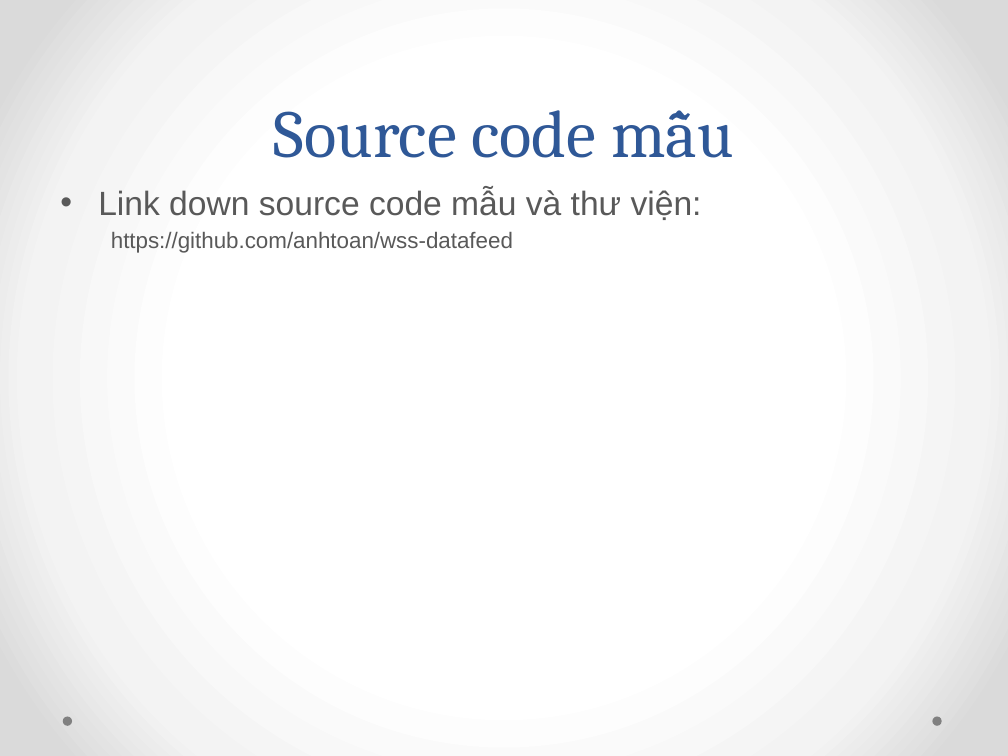
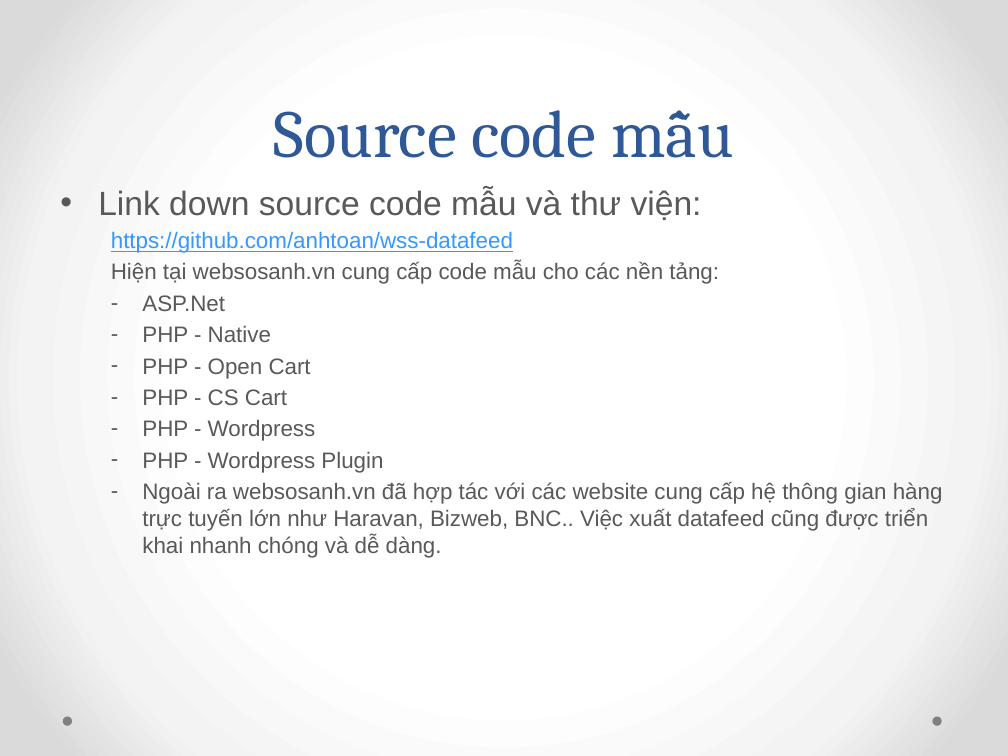
Before and after one commit to anhtoan/wss-datafeed, a slide deck: slide 10 of Webosanh.vn - Data Feed Introduction.pptx (slide 9 before the commit). Drawn at 1008x756 pixels with LibreOffice and Linux fonts; fonts in the diff are those of the drawing. Boxes give left, top, right and bottom in pixels: in the first picture for what was removed or moved away, otherwise in the second. Text is boxed around its words. In the diff, an @@ line names an element or a change of style, - is before the commit and + after.

```diff
--- a/Webosanh.vn - Data Feed Introduction.pptx
+++ b/Webosanh.vn - Data Feed Introduction.pptx
@@ text at (111,231,513,253): text colour #595959 to #3399FF, underline on in "https://github.com/anhtoan/wss-datafeed" @@
@@ text at (111,262,943,558): paragraphs added @@
+  Hiện tại websosanh.vn cung cấp code mẫu cho các nền tảng:
+  – ASP.Net
+  – PHP - Native
+  – PHP - Open Cart
+  – PHP - CS Cart
+  – PHP - Wordpress
+  – PHP - Wordpress Plugin
+  – Ngoài ra websosanh.vn đã hợp tác với các website cung cấp hệ thông gian hàng trực tuyến lớn như Haravan, Bizweb, BNC.. Việc xuất datafeed cũng được triển khai nhanh chóng và dễ dàng.
```
Also in this commit, not shown: 1 other slide changed, 1 slide added, 15 other files.
